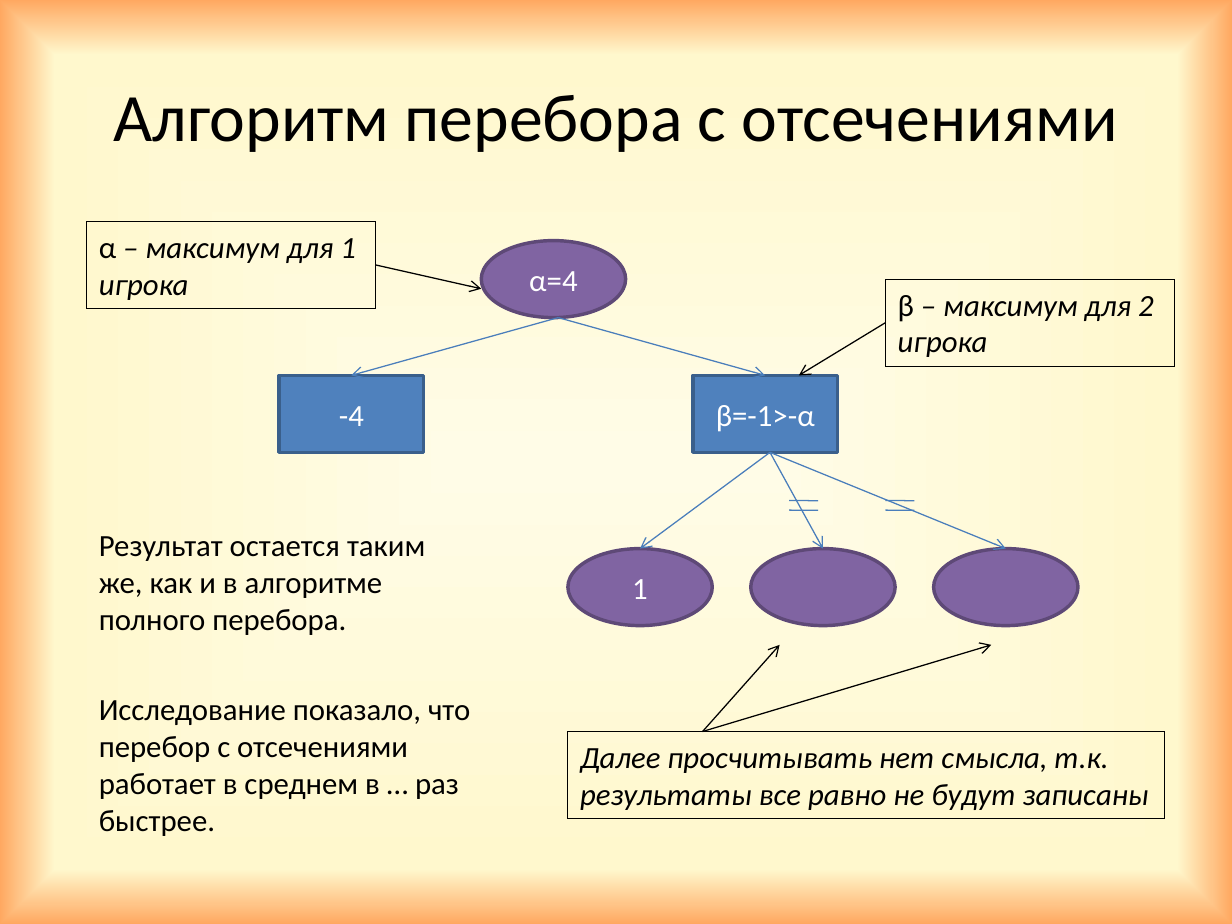
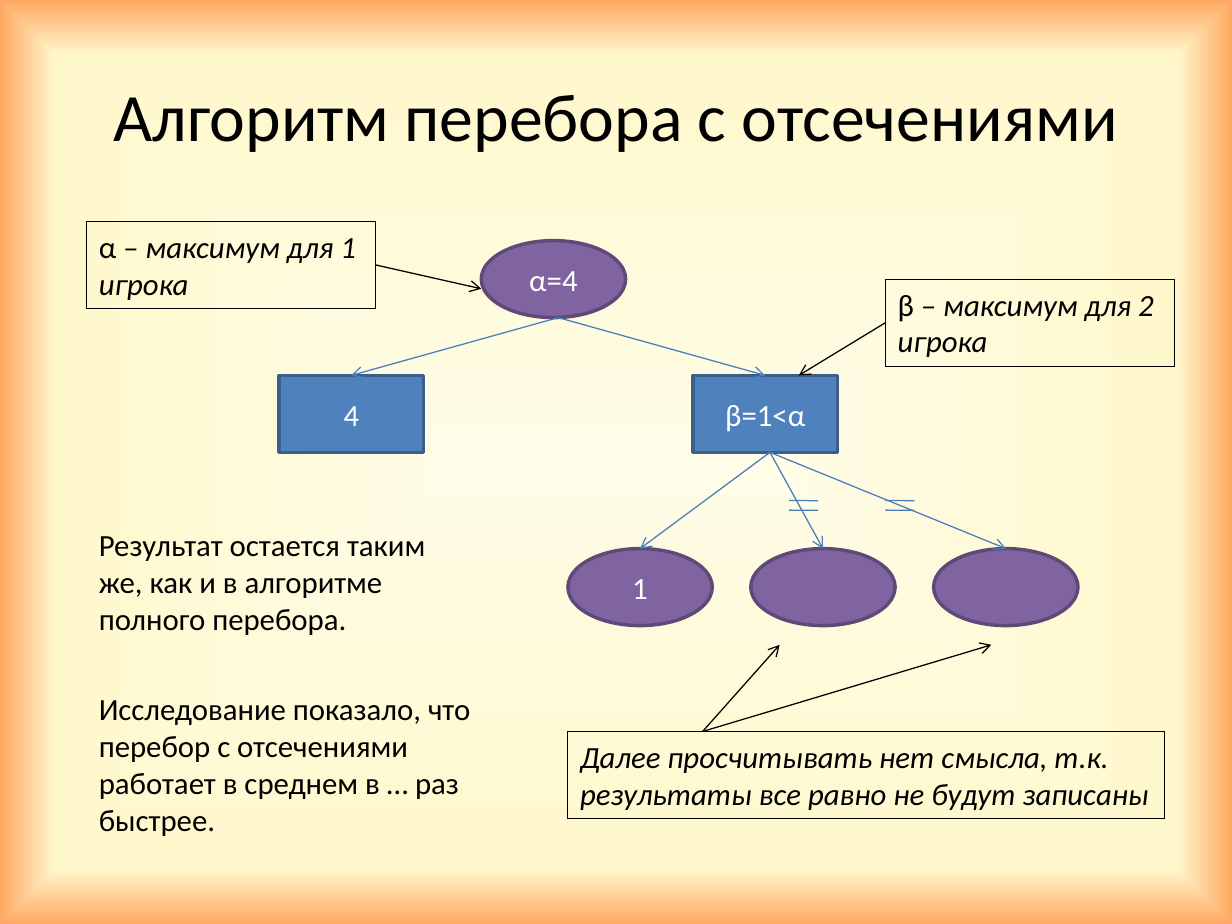
Before and after one commit to GrachevaElena/Checkers, a slide deck: slide 8 of Project.pptx. Drawn at 1232x924 pixels with LibreOffice and Linux fonts; fonts in the diff are those of the drawing. Boxes give left, top, right and bottom in pixels: in the first picture for what was removed or moved away, otherwise in the second. Text is boxed around its words. In the diff, an @@ line names an element or a change of style, - is before the commit and + after.

```diff
--- a/Project.pptx
+++ b/Project.pptx
@@ text in rectangle at (344,406,360,426): text changed @@
--4
+4
@@ text in rectangle at (725,405,805,432): text changed @@
-β=-1>-α
+β=1<α
```
Also in this commit, not shown: 3 other slides changed, 3 slides added, 1 other file.
